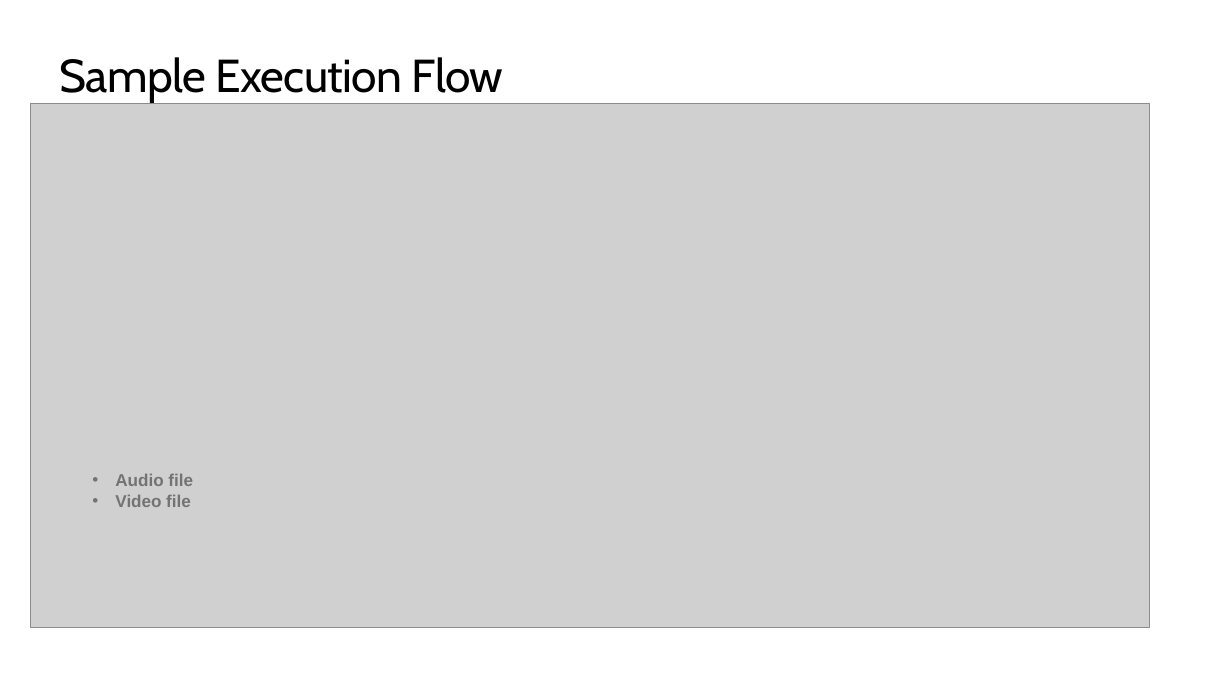
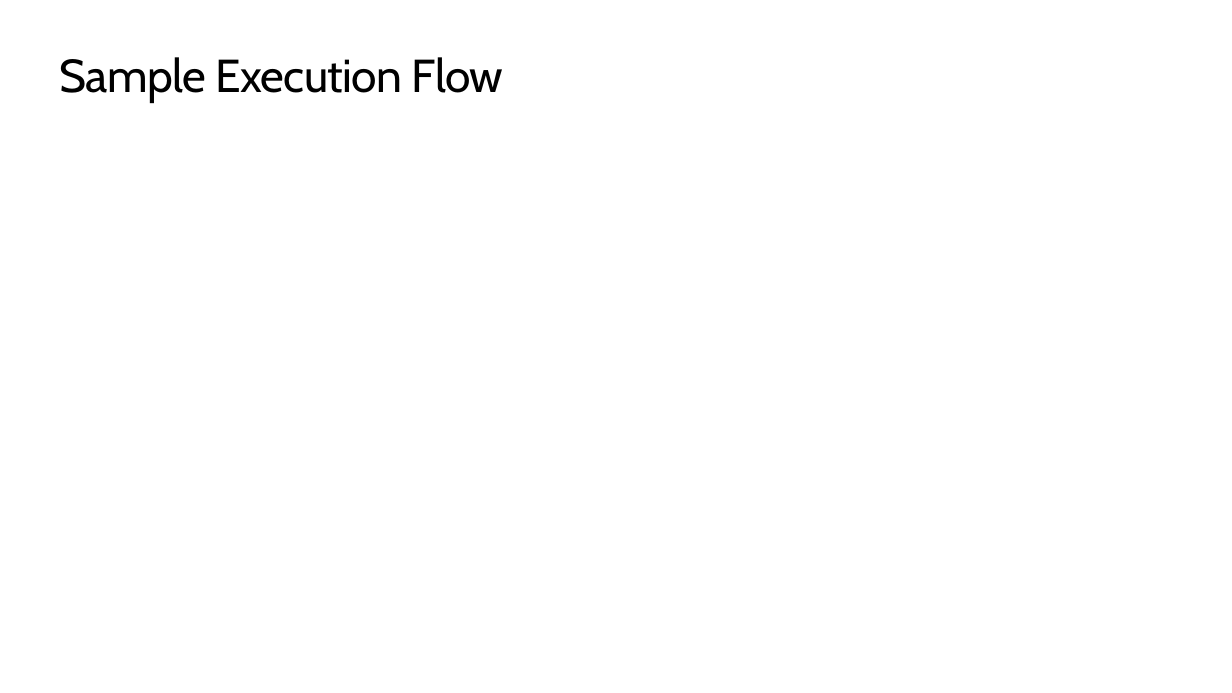
Before and after one commit to SABARISHV06/CaliberSearchService, a slide deck: slide 18 of Team Name_Caliber Presentation -Caliber 2020 Hack the Cloud finale presentation.pptx (slide 16 before the commit). Drawn at 1232x693 pixels with LibreOffice and Linux fonts; fonts in the diff are those of the drawing; grey boxes stand for pictures. Boxes give left, top, right and bottom in pixels: in the first picture for what was removed or moved away, otherwise in the second. Text is boxed around its words. In the diff, an @@ line names an element or a change of style, - is before the commit and + after.

```diff
--- a/Team Name_Caliber Presentation -Caliber 2020 Hack the Cloud finale presentation.pptx
+++ b/Team Name_Caliber Presentation -Caliber 2020 Hack the Cloud finale presentation.pptx
@@ picture removed at <box>31,103,1149,627</box> @@
@@ text removed at <box>115,474,193,507</box> @@
-• Audio file
-• Video file
```
Also in this commit, not shown: 8 other slides changed, 7 slides added, 5 slides removed.
